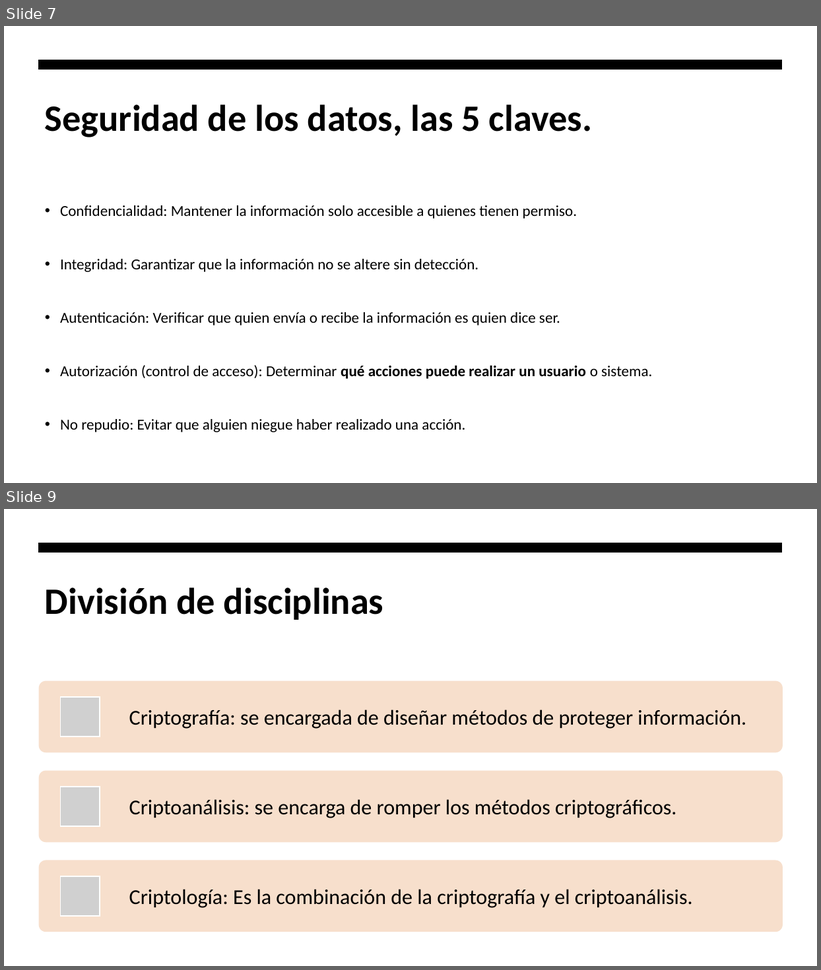
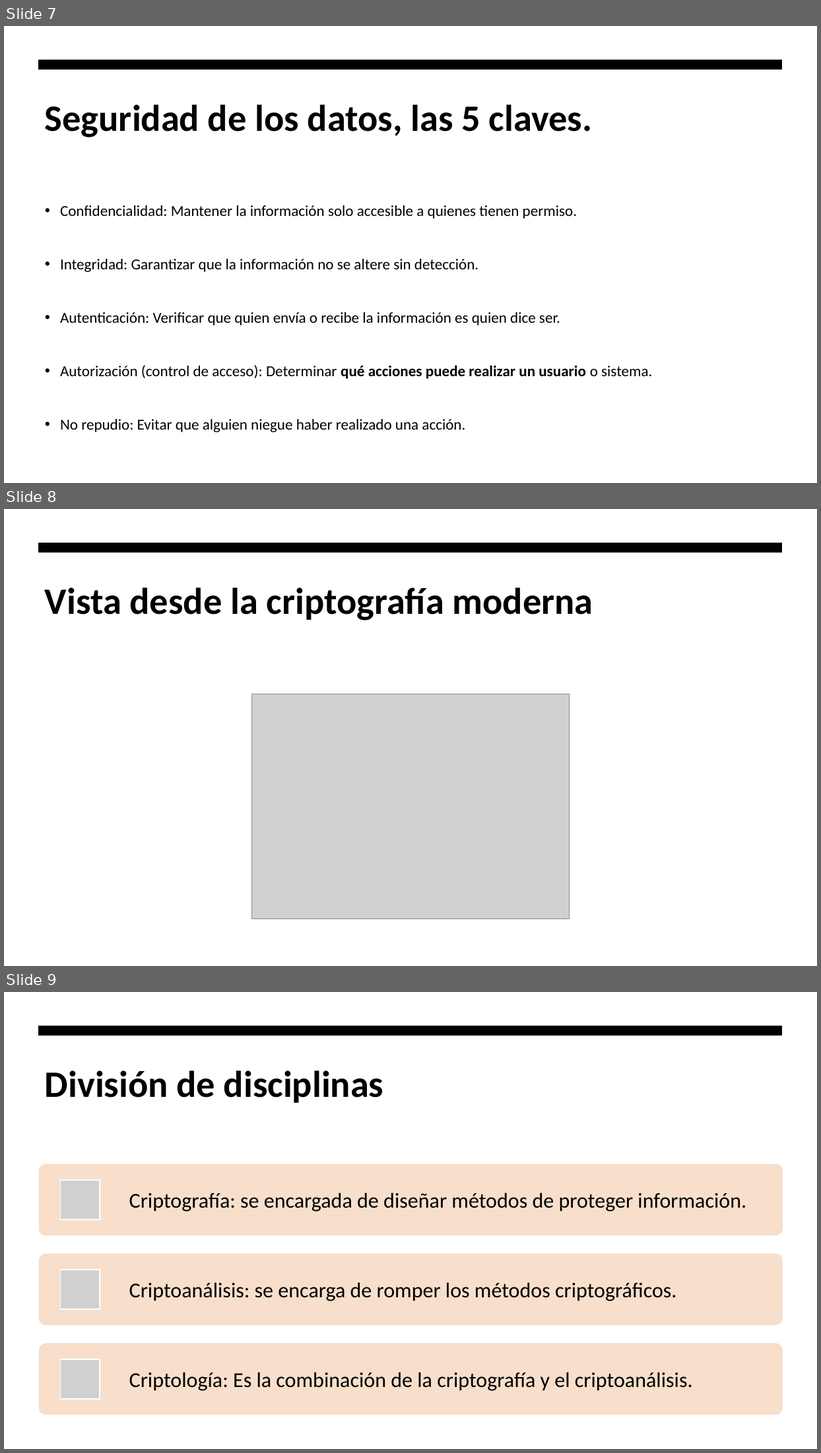
Before and after one commit to hombrefrustrado/criptografia-presentaci-n, a slide deck: criptografía teorica.pptx. Shown one above the other, each under a label of ours: slides 7 and 9 before the commit, slides 7, 8 and 9 after it; the slides between them are not shown. The pictures are 821x970 and 821x1453 pixels, drawn with LibreOffice and Linux fonts; fonts in the diff are those of the drawing; grey boxes stand for pictures. Boxes give left, top, right and bottom in pixels: in the first picture for what was removed or moved away, otherwise in the second. Text is boxed around its words. In the diff, an @@ line names an element or a change of style, - is before the commit and + after.

```diff
--- a/criptografía teorica.pptx
+++ b/criptografía teorica.pptx
@@ slide 8 added at (x1=4, y1=509, x2=817, y2=966), background #FFFFFF; not listed: 1 template element that a slide beside it also shows @@
@@ title added at (x1=45, y1=588, x2=593, y2=621), 44 pt, text #000000, bold @@
+Vista desde la criptografía moderna
@@ picture added at (x1=252, y1=694, x2=570, y2=920) @@
```
Also in this commit, not shown: 4 slides changed, 5 other slides added, 2 slides removed, 3 other files.
